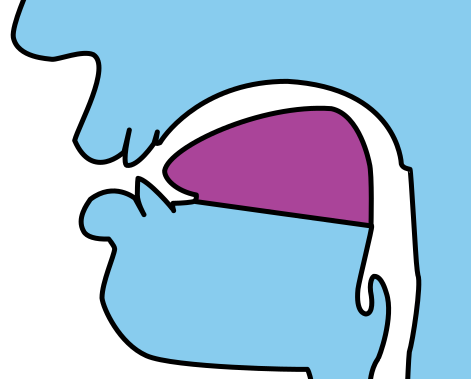
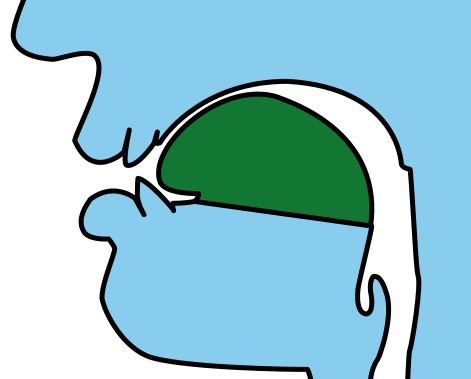
Layered file, before and after one edit (471x379). Changes by layer:
added group "exagerated postn" with 2 layers above "! extrm postn" over box(156, 91, 375, 226)
added layer "FH lines #1" in group "exagerated postn" over box(156, 91, 375, 226)
added layer "FH color #1" in group "exagerated postn" over box(158, 93, 373, 224)
hid "BH lines", moved it into group "! extrm postn" over box(162, 105, 374, 226)
hid "BH color", moved it into group "! extrm postn" over box(164, 107, 372, 224)
